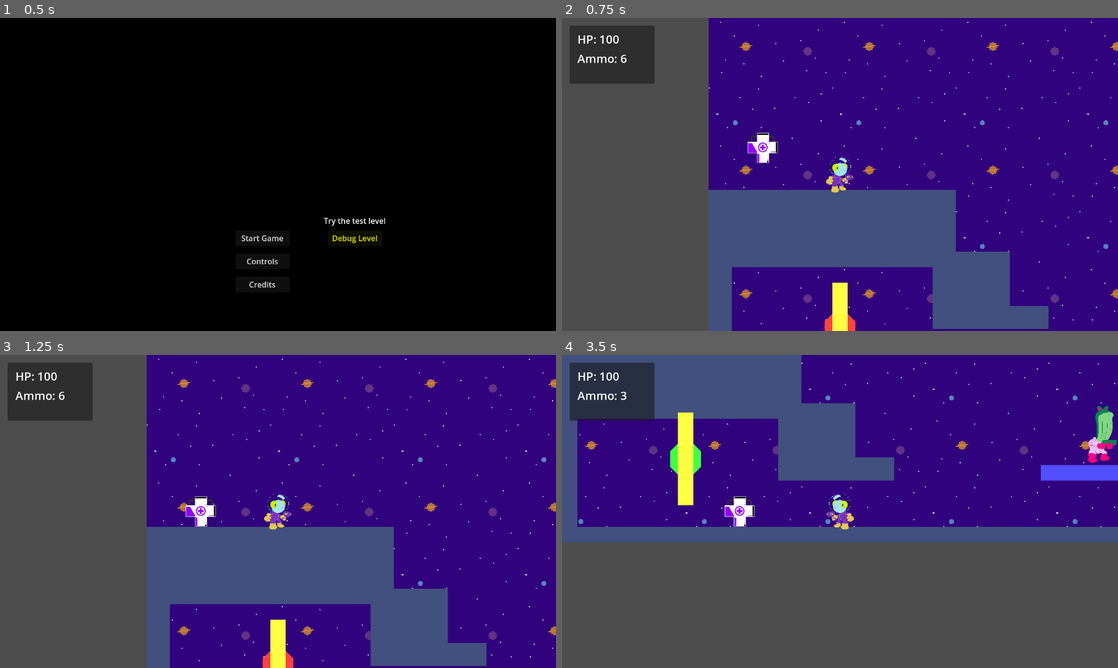
Above: before the commit, frames 1-4 (two rows, left to right).
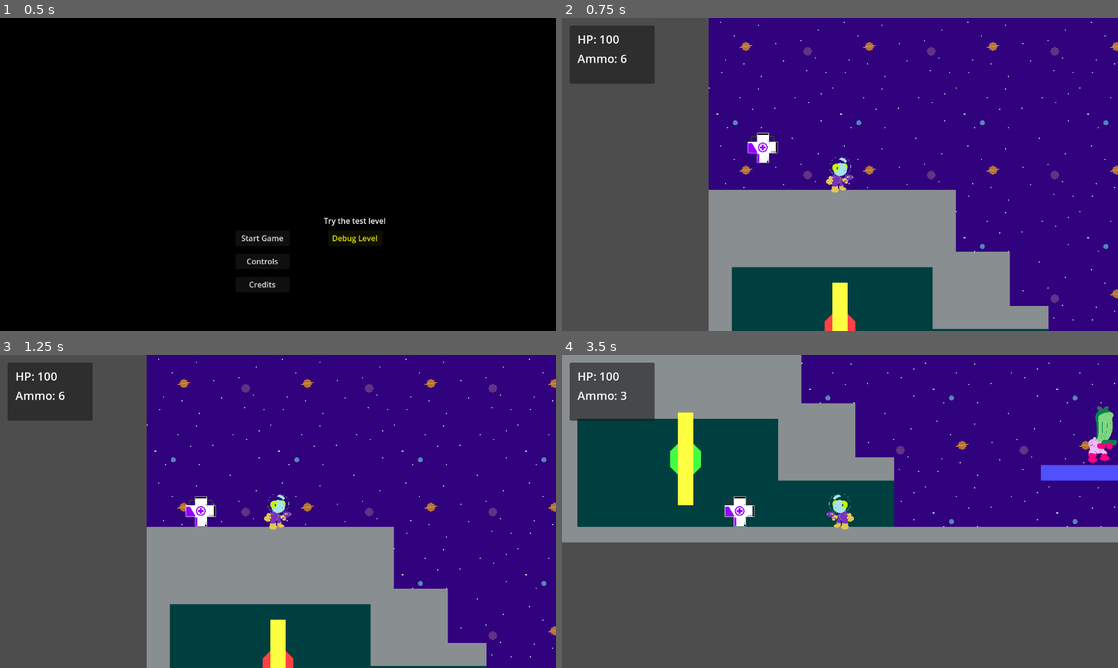
Above: after the commit, the same moments.

Repository: kv-mod3/FightClub-SpacePirates
Game: Godot game, scene res://levels/title_menu.tscn
Two runs of this game, one before a commit and one after it. Both use one fixed random seed, a clock stepped at 60 frames per second and the inputs below.
Inputs:
- Up to frame 1 (0.5 s): no input
- Up to frame 2 (0.75 s): click "Debug Level" at 0.5 s
- Up to frame 3 (1.25 s): no input
- Up to frame 4 (3.5 s): tap Enter (shoot) at 1.25, 1.35, 2.1, 2.85 s; hold D (right) 1.28-2.78 s; tap Space (jump) at 1.52, 2.27 s; hold A (left) from 2.78 s (still down)

Frame 1 is identical in both runs. In frame 2, 23% of the frame differs, in the area x 26-88%, y 54-100%; in frame 3, 23%; in frame 4, 32%, in the area x 0-100%, y 0-60%.

Commit message:
small project restructuring
* non-destructive

Diff:
--- a/project-space-pirates/levels/level_debug.tscn
+++ b/project-space-pirates/levels/level_debug.tscn
@@ -32,12 +32,16 @@
 texture = ExtResource("2_uf4fm")
 stretch_mode = 1
 
+[node name="Polygon2D" type="Polygon2D" parent="."]
+color = Color(0, 0.25098, 0.25098, 1)
+polygon = PackedVector2Array(-616, -64, -408, -64, -408, 0, -288, 0, -288, 48, -616, 48)
+
 [node name="Floor" type="StaticBody2D" parent="." groups=["solids"]]
 position = Vector2(0, 32)
 
 [node name="Polygon2D" type="Polygon2D" parent="Floor"]
 scale = Vector2(1.25, 1)
-color = Color(0.254902, 0.313726, 0.494118, 1)
+color = Color(0.537255, 0.556863, 0.572549, 1)
 polygon = PackedVector2Array(768, 32, 768, -280, 748.8, -280, 748.8, -96, 512, -96, 326.4, -56, 230.4, 16, -492.8, 16, -492.8, -96, -326.4, -96, -326.4, -32, -230.4, -32, -230.4, -56, -262.4, -56, -262.4, -112, -307.2, -112, -307.2, -176, -512, -176, -512, 32)
 
 [node name="CollisionPolygon2D" type="CollisionPolygon2D" parent="Floor"]
Renamed: project-space-pirates/assets/art/GJ_-_Alien_Pirate_Boss.png -> project-space-pirates/assets/concepts/GJ_-_Alien_Pirate_Boss.png
Not shown, changed: project-space-pirates/assets/concepts/GJ_-_Alien_Pirate_Boss.png.import
Renamed: project-space-pirates/assets/art/GJ_-_Alien_Protag_11.PNG -> project-space-pirates/assets/concepts/GJ_-_Alien_Protag_11.PNG
Not shown, changed: project-space-pirates/assets/concepts/GJ_-_Alien_Protag_11.PNG.import
Renamed: project-space-pirates/assets/art/GJ_-_Alien_Protag_9.PNG -> project-space-pirates/assets/concepts/GJ_-_Alien_Protag_9.PNG
Not shown, changed: project-space-pirates/assets/concepts/GJ_-_Alien_Protag_9.PNG.import
